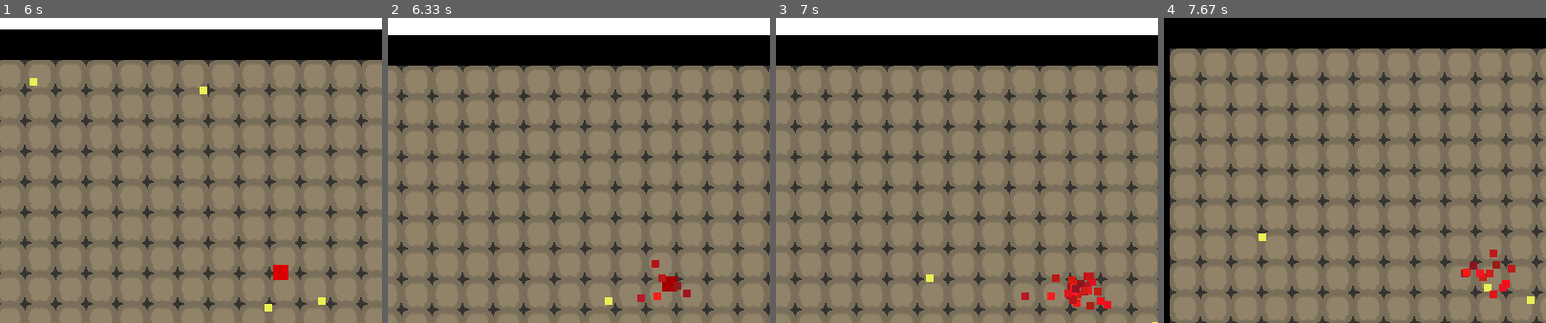
Above: before the commit, frames 1-4 (left to right).
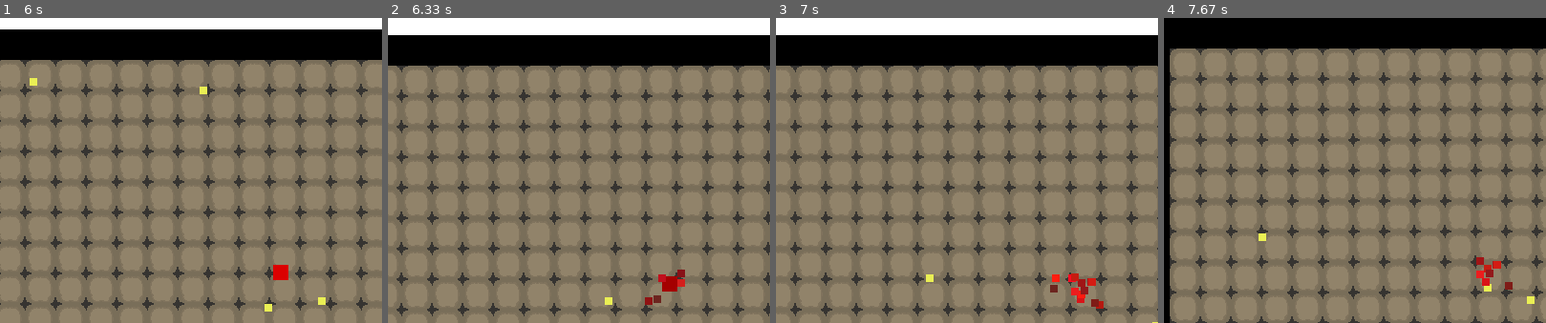
Above: after the commit, the same moments.

Repository: FRadford/pygame-systems
Game: pygame game, started from examples/simple/top_down.py
Same seed, same stepped clock (60 frames per second), same inputs: the game is played once before the commit and once after it.
Inputs (mouse positions are % of the whole screen's width and height, from its top left):
- Up to frame 1 (6 s): press the mouse at (82, 47) at 0.37 s; move the mouse to (66, 52) at 0.47 s; release the mouse at (50, 57) at 0.6 s; hold D 0.67-1.13 s; click (26, 51) at 0.75 s; hold W 1.17-1.47 s; click (19, 73) at 1.25 s; hold D 1.5-1.97 s; click (62, 59) at 1.58 s; hold A 2-2.53 s; click (26, 30) at 2.08 s; hold S 2.57-2.87 s; click (51, 61) at 2.65 s; hold A 2.9-3.3 s; click (88, 88) at 2.98 s; hold W 3.33-3.7 s; click (34, 17) at 3.42 s; hold D 3.73-4.37 s; click (85, 76) at 3.82 s; hold S 4.4-4.77 s; click (86, 42) at 4.48 s; hold A 4.8-5.27 s; click (18, 37) at 4.88 s; hold D 5.3-5.77 s; click (20, 16) at 5.38 s; hold W from 5.8 s (still down); click (26, 68) at 5.88 s
- Up to frame 2 (6.33 s): release W at 6.1 s; hold D from 6.13 s (still down); click (28, 32) at 6.22 s
- Up to frame 3 (7 s): release D at 6.6 s; hold A from 6.63 s (still down); click (28, 42) at 6.72 s
- Up to frame 4 (7.67 s): release A at 7.17 s; hold S 7.2-7.5 s; click (28, 32) at 7.28 s; hold A from 7.53 s (still down); click (71, 37) at 7.62 s
The pictures show only the part of the screen within x 0-50%, y 0-50%; the shares and areas given below are measured in that part.

Frame 1 is identical in both runs. In frame 2, 0.4% of the frame differs, in the area x 65-80%, y 79-95%; in frame 3, 0.9%, in the area x 64-88%, y 83-96%; in frame 4, 0.6%.

Commit message:
Broke up base sprite classes and added some comments/docstrings

Diff:
--- a/examples/simple/extend/entities.py
+++ b/examples/simple/extend/entities.py
@@ -8,12 +8,12 @@
 
 class Player(systems.entities.Player):
     def __init__(self, x, y, sprites):
-        systems.entities.Player.__init__(self, x, y, sprites)
+        super(Player, self).__init__(x, y, sprites)
         self.attack_type = self.shoot
         self.attack_strength = 5
         self.cool_down = 10
 
-        self.bullets = pygame.sprite.Group()
+        self.projectiles = pygame.sprite.Group()
 
         self.max_health = 100
         self.health = self.max_health
@@ -28,19 +28,19 @@
 
     def update(self, colliders, surface, cam):
         systems.entities.Player.update(self, colliders, surface, cam)
-        for bullet in self.bullets:
+        for bullet in self.projectiles:
             bullet.move(bullet.dx, bullet.dy, colliders)
         if self.cool_down >= 0:
             self.cool_down -= 1
 
     def shoot(self, angle):
-        self.bullets.add(Bullet(self.rect.centerx, self.rect.centery, angle, self.speed + 1, self.attack_strength))
+        self.projectiles.add(Bullet(self.rect.centerx, self.rect.centery, angle, self.speed + 1, self.attack_strength))
         return self.shake_screen()
 
 
-class Bullet(systems.entities.Entity):
+class Bullet(systems.entities.DynamicSprite):
     def __init__(self, x, y, angle, speed, strength):
-        systems.entities.Entity.__init__(self, x, y, {"base": "examples/simple/assets/bullet.png"}, scale=0.5)
+        super(Bullet, self).__init__(x, y, {"base": "examples/simple/assets/bullet.png"}, scale=0.5)
         self.speed = speed
         self.strength = strength
         self.dx, self.dy = self.parse_directions(math.radians(-angle - 90), speed)
@@ -60,12 +60,13 @@
                 elif self.check_collision(other):
                     if not isinstance(other, Player):
                         self.kill()
-                        other.damage(self.strength)
+                        if hasattr(other, "damage"):
+                            other.damage(self.strength)
 
 
 class Follower(systems.entities.Enemy):
     def __init__(self, x, y, sprites, target):
-        systems.entities.Enemy.__init__(self, x, y, sprites)
+        super(Follower, self).__init__(x, y, sprites)
         self.speed = 0.75
         self.attack_strength = 1
         self.target = target
@@ -93,14 +94,11 @@
                     self.target.damage(self.attack_strength)
 
 
-class Floor(systems.entities.Entity):
+class Floor(systems.entities.StaticSprite):
     def __init__(self, x, y):
-        systems.entities.Entity.__init__(self, x, y, {"base": "examples/simple/assets/floor.png"})
+        super(Floor, self).__init__(x, y, {"base": "examples/simple/assets/floor.png"})
 
 
-class Wall(systems.entities.Entity):
+class Wall(systems.entities.StaticSprite):
     def __init__(self, x, y):
-        systems.entities.Entity.__init__(self, x, y, {"base": "examples/simple/assets/wall.png"}, scale=2)
-
-    def damage(self, value):
-        pass
+        super(Wall, self).__init__(x, y, {"base": "examples/simple/assets/wall.png"}, scale=2)
--- a/examples/simple/top_down.py
+++ b/examples/simple/top_down.py
@@ -6,16 +6,16 @@
 import systems
 
 
-# TODO: camera shake when player shoots
-# TODO: solve movement and then firing issue
-
-
 def main():
+    # screen setup
     pygame.init()
     size = width, height = 800, 640
-    white = (255, 255, 255)
     screen = pygame.display.set_mode(size)
 
+    # colour constants
+    WHITE = (255, 255, 255)
+
+    # group setup
     colliders = pygame.sprite.Group()
     non_colliders = pygame.sprite.Group()
     all_sprites = pygame.sprite.Group()
@@ -43,6 +43,7 @@
         "###############################"
     ]
 
+    # parse level list and add walls and floors to groups
     x, y = 0, 0
     for row in level:
         for col in row:
@@ -54,21 +55,25 @@
         y += 32
         x = 0
 
-    player.add(colliders, all_sprites)
+    player.add(colliders, all_sprites)  # add player to groups
+
+    # setup basic enemy and add to groups
     follower = extend.Follower(100, 100, {"base": "examples/simple/assets/enemy.png",
                                           "hurt": "examples/simple/assets/enemy-hurt.png"},
                                player)
     follower.add(colliders, all_sprites)
 
+    # game loop
     while True:
         clock.tick(60)
+        screen.fill(WHITE)
         for event in pygame.event.get():
             if event.type == pygame.QUIT:
                 sys.exit()
 
+        # handle events and move player
+        player.rotate_to_mouse((width / 2, height / 2))
         keys = pygame.key.get_pressed()
-        player.rotate_to_mouse((width / 2, height / 2))
-        screen.fill(white)
         if keys[pygame.K_w]:
             player.move(0, -player.speed, colliders)
         if keys[pygame.K_s]:
@@ -79,23 +84,25 @@
             player.move(player.speed, 0, colliders)
 
         if pygame.mouse.get_pressed()[0]:
-            shake = player.attack()
+            shake = player.attack()  # TODO: Offset camera by increments from shake generator
 
-        main_cam.update(player)
+        main_cam.update(player)  # tell camera to follow player
 
         for sprite in all_sprites:
-            if sprite.health > 0:
-                try:
-                    for bullet in sprite.bullets:
-                        screen.blit(bullet.image, main_cam.apply(bullet))
-                except AttributeError:
-                    pass
-                finally:
-                    screen.blit(sprite.image, main_cam.apply(sprite))
+            if isinstance(sprite, systems.entities.LivingSprite):  # check if sprite is living
+                if sprite.health > 0:
+                    try:
+                        for bullet in sprite.projectiles:
+                            screen.blit(bullet.image, main_cam.apply(bullet))  # draw projectiles to screen
+                    except AttributeError:  # will be raised if sprite has no projectiles group
+                        pass
+                    screen.blit(sprite.image, main_cam.apply(sprite))  # draw living sprites if they have health
+            else:
+                screen.blit(sprite.image, main_cam.apply(sprite))  # draw other sprites
 
-        all_sprites.update(colliders, screen, main_cam)
+        all_sprites.update(colliders, screen, main_cam)  # update sprites(kill dead sprites, update damage timers)
 
-        pygame.display.flip()
+        pygame.display.flip()  # update display
 
 
 if __name__ == "__main__":
--- a/systems/camera.py
+++ b/systems/camera.py
@@ -2,15 +2,20 @@
 
 
 class Camera(object):
+    """
+    Camera class to smoothly change the viewing area on the game window
+    """
     def __init__(self, func, view_size):
         self.func = func
         self.state = pygame.Rect((0, 0), view_size)
         self.view_size = view_size
 
     def apply(self, target):
+        # applies the camera offset to the target sprite by aligning it's rect with the camera rect
         return target.rect.move(self.state.topleft)
 
     def update(self, target):
+        # updates the camera state to follow the target sprite using a selected function
         self.state = self.func(self.state, target.rect, self.view_size)
 
 
--- a/systems/entities.py
+++ b/systems/entities.py
@@ -4,37 +4,128 @@
 import pygame
 
 
+# decorator function to check collisions on sprites
 def basic_movement(func):
     def wrapper(self, dx, dy, colliders):
-        self.rect.x += dx
-        self.rect.y += dy
-
-        func(self, dx, dy, colliders)
+        self.rect.x += dx  # add change in x to x position
+        self.rect.y += dy  # add change in y to y position
+
+        func(self, dx, dy, colliders)  # call wrapped function
 
         for other in colliders:
             if self is other:
                 pass
-            elif self.check_collision(other):
+            elif self.check_collision(other):  # check if collision is happening
+                # Check each axis and correct positioning on that axis, effectively blocking objects from moving into
+                # or passing through one another
                 if dx > 0:
-                    self.rect.right = other.rect.left
+                    self.rect.right = other.rect.left  # if colliding with the left side of an object move out
                 elif dx < 0:
-                    self.rect.left = other.rect.right
+                    self.rect.left = other.rect.right  # if colliding with the right side of an object move out
                 if dy > 0:
-                    self.rect.bottom = other.rect.top
+                    self.rect.bottom = other.rect.top  # if colliding with the top side of an object move out
                 elif dy < 0:
-                    self.rect.top = other.rect.bottom
+                    self.rect.top = other.rect.bottom  # if colliding with the bottom side of an object move out
 
     return wrapper
 
 
-class Entity(pygame.sprite.Sprite):
+def gaussian(mu, inverse_scale):
+    # return a random integer from a gaussian distribution with mean mu and standard deviation mu / inverse_scale
+    return int(gauss(mu, round(mu / inverse_scale)))
+
+
+def clamp(n, minimum, maximum):
+    # clamp any number n between minimum and maximum values
+    return max(minimum, min(n, maximum))
+
+
+def load_sprites(sprite_paths, scale):
+    for name, path in sprite_paths.items():
+        sprite_paths[name] = pygame.image.load(path).convert_alpha()
+        sprite_paths[name] = pygame.transform.scale(sprite_paths[name],
+                                                    [int(x * scale) for x in sprite_paths[name].get_size()])
+    return sprite_paths
+
+
+class StaticSprite(pygame.sprite.Sprite):
+    """
+    Basic sprite class for static objects
+
+    Adds automatic image loading from files
+    """
+
+    def __init__(self, x, y, sprite_paths=None, scale=1.0):
+        super(StaticSprite, self).__init__()
+
+        if sprite_paths:
+            self.sprites = load_sprites(sprite_paths, scale)
+            self.sprites["no_rotation"] = self.sprites["base"]
+            self.image = self.sprites["base"]
+            self.rect = pygame.Rect((x, y), self.image.get_size())
+        else:
+            self.rect = pygame.Rect((x, y), (8, 8))
+
+
+class DynamicSprite(StaticSprite):
+    """
+    Basic sprite class meant to move
+
+    Adds movement with collision checking and rotation
+    """
+
     def __init__(self, x, y, sprite_paths=None, scale=1.0, angle=0.0):
-        super(Entity, self).__init__()
+        super(DynamicSprite, self).__init__(x, y, sprite_paths, scale)
 
         self.angle = angle
         self.speed = 1
         self.x_speed_buffer = 0
         self.y_speed_buffer = 0
+
+    def check_collision(self, other):
+        return self.rect.colliderect(other.rect)
+
+    def rotate(self, angle):
+        orig_rect = self.rect
+
+        rot_image = pygame.transform.rotate(self.sprites["no_rotation"], angle)
+
+        rot_rect = orig_rect.copy()
+        rot_rect.center = rot_image.get_rect().center
+
+        self.image = rot_image.subsurface(rot_rect).copy()
+        self.angle = angle
+
+    @basic_movement
+    def move_single_axis(self, dx, dy, colliders):
+        pass
+
+    def move(self, dx, dy, colliders):
+        if dx != 0:
+            self.x_speed_buffer += dx
+            if abs(self.x_speed_buffer) >= 1:
+                speed_int = int(self.x_speed_buffer)
+
+                self.move_single_axis(speed_int, 0, colliders)
+                self.x_speed_buffer -= speed_int
+        if dy != 0:
+            self.y_speed_buffer += dy
+            if abs(self.y_speed_buffer) >= 1:
+                speed_int = int(self.y_speed_buffer)
+
+                self.move_single_axis(0, speed_int, colliders)
+                self.y_speed_buffer -= speed_int
+
+
+class LivingSprite(DynamicSprite):
+    """
+    Basic sprite class meant for living objects
+
+    Adds health, damage, particles, and death
+    """
+
+    def __init__(self, x, y, sprite_paths=None, scale=1.0, angle=0.0):
+        super(LivingSprite, self).__init__(x, y, sprite_paths, scale, angle)
 
         self.health = 1
         self.hurt_bool = False
@@ -45,67 +136,9 @@
 
         self.particles = pygame.sprite.Group()
 
-        if sprite_paths:
-            self.sprites = self.load_sprites(sprite_paths, scale)
-            self.sprites["no_rotation"] = self.sprites["base"]
-            self.image = self.sprites["base"]
-            self.rect = pygame.Rect((x, y), self.image.get_size())
-        else:
-            self.rect = pygame.Rect((x, y), (8, 8))
-
-    @staticmethod
-    def gaussian(base, scale):
-        return int(gauss(base, round(base / scale)))
-
-    @staticmethod
-    def clamp(n, smallest, largest):
-        return max(smallest, min(n, largest))
-
-    @staticmethod
-    def load_sprites(sprite_paths, scale):
-        for name, path in sprite_paths.items():
-            sprite_paths[name] = pygame.image.load(path).convert_alpha()
-            sprite_paths[name] = pygame.transform.scale(sprite_paths[name],
-                                                        [int(x * scale) for x in sprite_paths[name].get_size()])
-        return sprite_paths
-
-    def check_collision(self, other):
-        return self.rect.colliderect(other.rect)
-
-    def rotate(self, angle):
-        orig_rect = self.rect
-
-        rot_image = pygame.transform.rotate(self.sprites["no_rotation"], angle)
-
-        rot_rect = orig_rect.copy()
-        rot_rect.center = rot_image.get_rect().center
-
-        self.image = rot_image.subsurface(rot_rect).copy()
-        self.angle = angle
-
-    @basic_movement
-    def move_single_axis(self, dx, dy, colliders):
-        pass
-
-    def move(self, dx, dy, colliders):
-        if dx != 0:
-            self.x_speed_buffer += dx
-            if abs(self.x_speed_buffer) >= 1:
-                speed_int = int(self.x_speed_buffer)
-
-                self.move_single_axis(speed_int, 0, colliders)
-                self.x_speed_buffer -= speed_int
-        if dy != 0:
-            self.y_speed_buffer += dy
-            if abs(self.y_speed_buffer) >= 1:
-                speed_int = int(self.y_speed_buffer)
-
-                self.move_single_axis(0, speed_int, colliders)
-                self.y_speed_buffer -= speed_int
-
     def damage(self, value):
         self.health -= value
-        num_particles = self.gaussian(self.hurt_blood, 4)
+        num_particles = gaussian(self.hurt_blood, 4)
         self.hurt_bool = True
 
         try:
@@ -116,7 +149,7 @@
 
         if self.health <= 0:
             self.remove(self.groups()[0])
-            num_particles = self.gaussian(self.blood, 4)
+            num_particles = gaussian(self.blood, 4)
         self.particles.add(*[Particle(self.rect.x, self.rect.y, (200, 25, 25), 50) for _ in range(num_particles)])
 
     def update(self, colliders, surface, cam):
@@ -133,13 +166,17 @@
             self.kill()
 
 
-class Particle(Entity):
+class Particle(DynamicSprite):
+    """
+    Basic particle class with automatic random motion, built in timer with random distribution, and colour variation
+    """
     def __init__(self, x, y, rgb, duration):
-        Entity.__init__(self, x, y)
-        self.rgb = (self.clamp(self.gaussian(rgb[0], 4), 0, 255),
-                    self.clamp(self.gaussian(rgb[1], 4), 0, 255),
-                    self.clamp(self.gaussian(rgb[2], 4), 0, 255))
-        self.duration = self.gaussian(duration, 4)
+        super(Particle, self).__init__(x, y)
+
+        self.rgb = (clamp(gaussian(rgb[0], 4), 0, 255),
+                    clamp(gaussian(rgb[1], 4), 0, 255),
+                    clamp(gaussian(rgb[2], 4), 0, 255))
+        self.duration = gaussian(duration, 4)
         self.move_gen = self.move_random(10)
 
     @staticmethod
@@ -147,7 +184,7 @@
         for _ in range(randint(-mag, mag)):
             x = randint(-mag, mag)
             y = randint(-mag, mag)
-            yield(x, y)
+            yield (x, y)
 
     def update(self, colliders, surface, cam):
         if self.duration > 0:
@@ -162,9 +199,14 @@
             self.kill()
 
 
-class Player(Entity):
+class Player(LivingSprite):
+    """
+    Basic player class
+
+    Should be extended to suit the particular genre of game
+    """
     def __init__(self, x, y, sprites):
-        Entity.__init__(self, x, y, sprites)
+        super(Player, self).__init__(x, y, sprites)
 
     @staticmethod
     def shake_screen():
@@ -188,6 +230,11 @@
         self.rotate(theta)
 
 
-class Enemy(Entity):
+class Enemy(LivingSprite):
+    """
+    Placeholder enemy class
+
+    Should be extended to suit the particular genre of game
+    """
     def __init__(self, x, y, sprites):
-        Entity.__init__(self, x, y, sprites)
+        super(Enemy, self).__init__(x, y, sprites)
